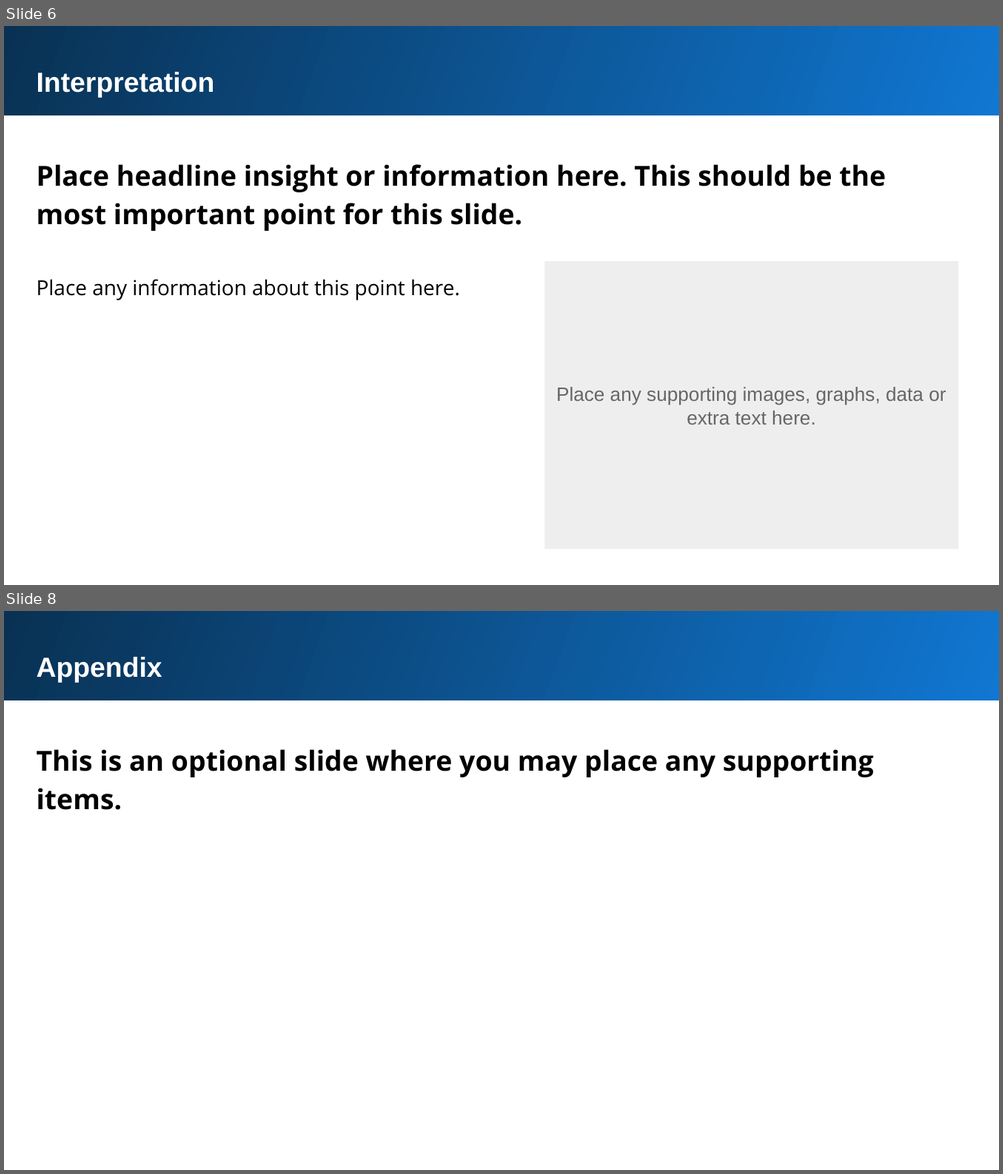
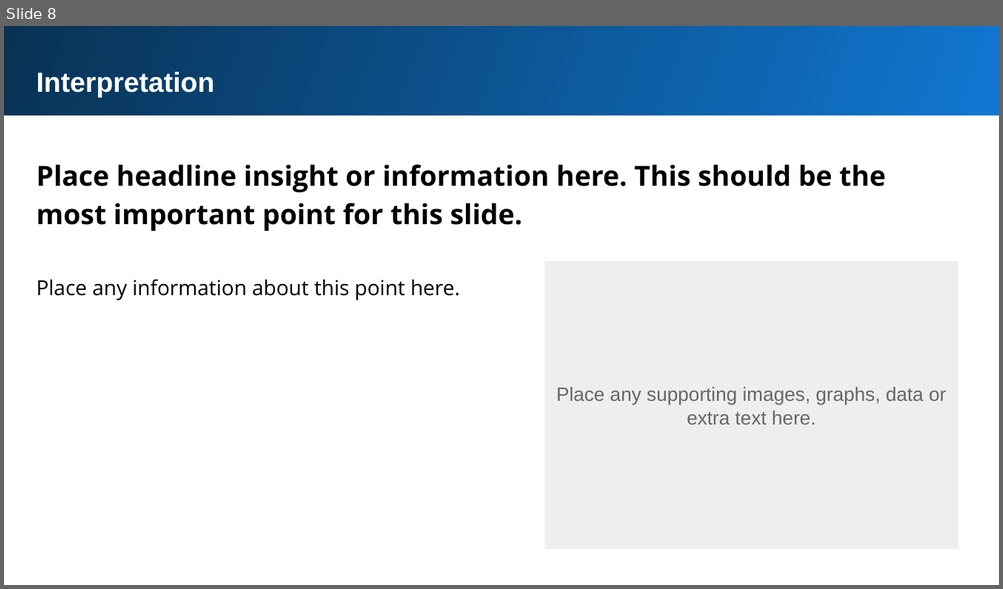
Before and after one commit to npradaschnor/KPMG-Virtual-Internship, a slide deck: Task 2 - Data Insights/Module_2_Template_slide.pptx. Shown one above the other, each under a label of ours: slides 6 and 8 before the commit, slide 8 after it; the slides between them are not shown. The pictures are 1003x1174 and 1003x589 pixels, drawn with LibreOffice and Linux fonts; fonts in the diff are those of the drawing. Boxes give left, top, right and bottom in pixels: in the first picture for what was removed or moved away, otherwise in the second. Text is boxed around its words. In the diff, an @@ line names an element or a change of style, - is before the commit and + after.

```diff
--- a/Task 2 - Data Insights/Module_2_Template_slide.pptx
+++ b/Task 2 - Data Insights/Module_2_Template_slide.pptx
@@ slide 8 removed at box(4, 611, 999, 1170), background #FFFFFF @@
@@ rectangle removed at box(4, 611, 999, 701) @@
@@ text removed at box(37, 657, 162, 683) @@
-Appendix
@@ text removed at box(37, 749, 874, 810) @@
-This is an optional slide where you may place any supporting items.
@@ what was slide 6 is now slide 8 @@
```
Also in this commit, not shown: 1 slide changed, 4 slides added, 2 other slides removed, 1 other file.
